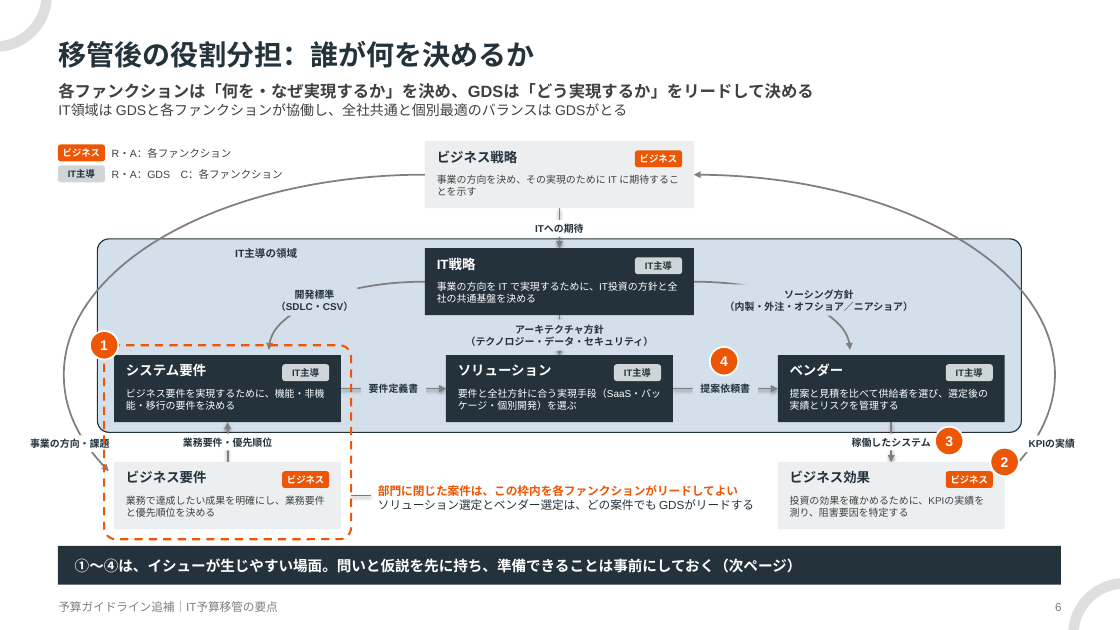
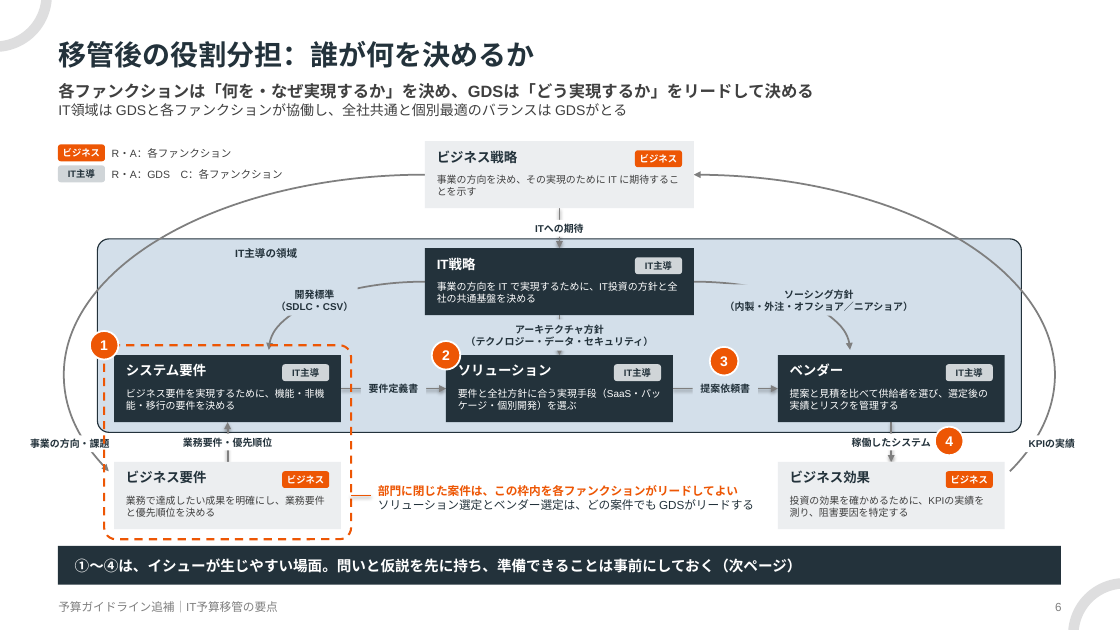
Before and after one commit to hiroyasu-komaki/temp, a slide deck: slide 6 of budget-transfer/kickoff/IT予算移管の要点_予算ガイドライン追補.pptx. Drawn at 1120x630 pixels with LibreOffice and Linux fonts; fonts in the diff are those of the drawing. Boxes give left, top, right and bottom in pixels: in the first picture for what was removed or moved away, otherwise in the second. Text is boxed around its words. In the diff, an @@ line names an element or a change of style, - is before the commit and + after.

```diff
--- a/budget-transfer/kickoff/IT予算移管の要点_予算ガイドライン追補.pptx
+++ b/budget-transfer/kickoff/IT予算移管の要点_予算ガイドライン追補.pptx
@@ ellipse "2": place and size @@
-ellipse "2" at box(991, 448, 1019, 476)
+ellipse "2" at box(432, 341, 460, 370)
@@ ellipse "3": place and size @@
-ellipse "3" at box(935, 427, 964, 455)
+ellipse "3" at box(710, 347, 739, 376)
@@ ellipse "4": place and size @@
-ellipse "4" at box(710, 347, 739, 376)
+ellipse "4" at box(935, 427, 964, 455)
```
Also in this commit, not shown: 2 other slides changed, 3 other files.
